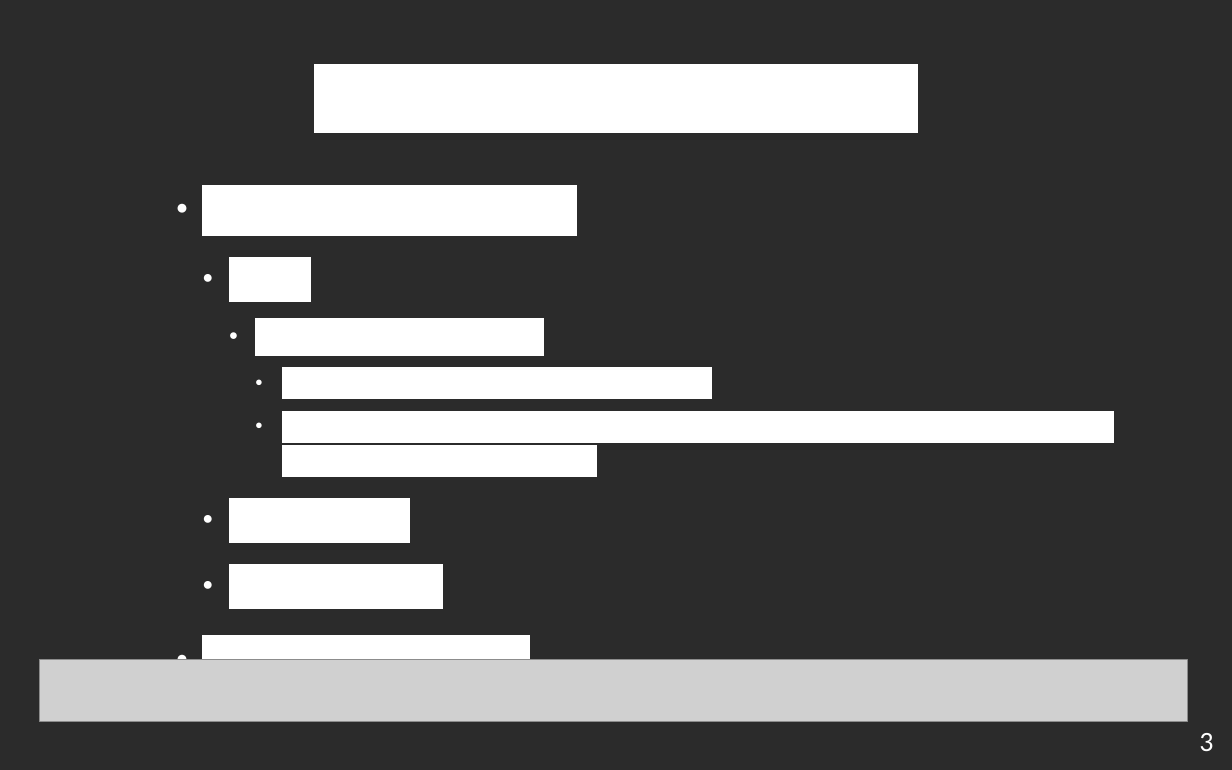
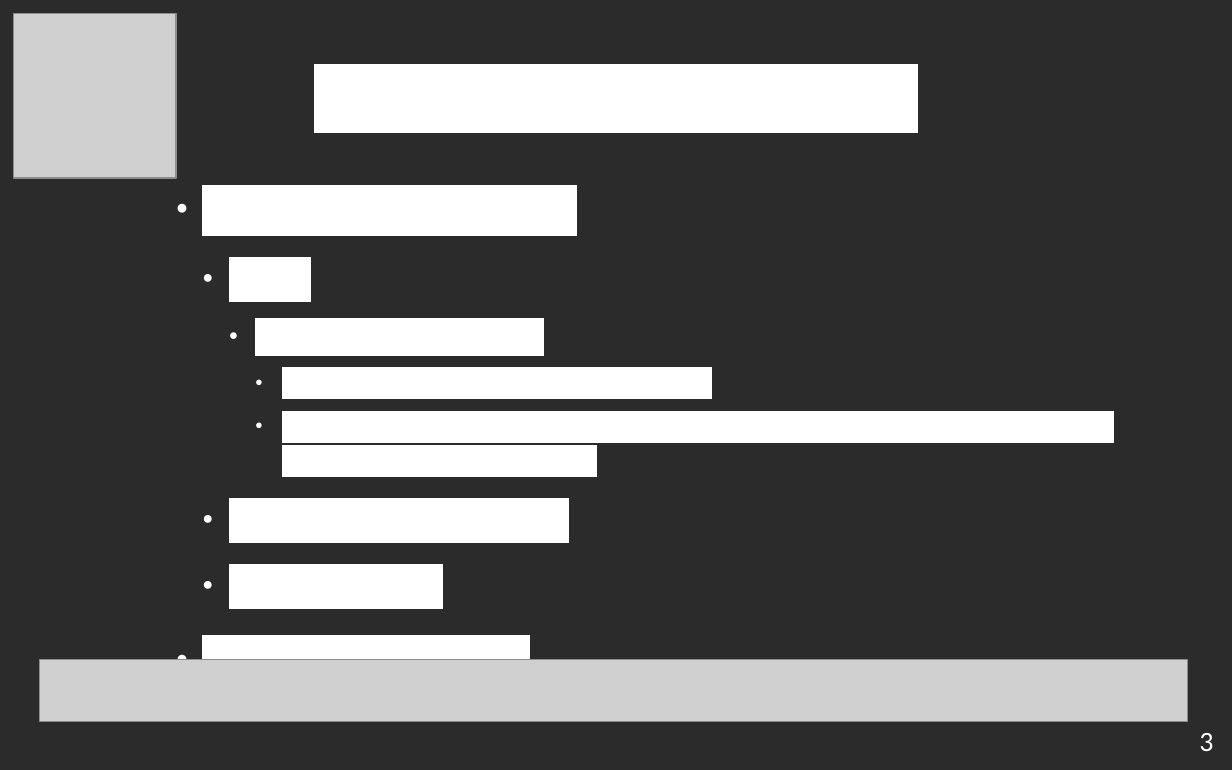
Before and after one commit to edri/EasyGoing, a slide deck: slide 4 of doc/other/presentation_finale/presentation_finale.odp. Drawn at 1232x770 pixels with LibreOffice and Linux fonts; fonts in the diff are those of the drawing; grey boxes stand for pictures; background and template pictures are left out; a plain dark background stands for a picture behind light text. Boxes give left, top, right and bottom in pixels: in the first picture for what was removed or moved away, otherwise in the second. Text is boxed around its words. In the diff, an @@ line names an element or a change of style, - is before the commit and + after.

```diff
--- a/doc/other/presentation_finale/presentation_finale.odp
+++ b/doc/other/presentation_finale/presentation_finale.odp
@@ picture added at [13,13,176,178] @@
@@ text at [229,498,568,543]: text changed @@
-  ● Javascript
+  ● Javascript, Node.js
```
Also in this commit, not shown: 4 other slides changed, 1 other file.
